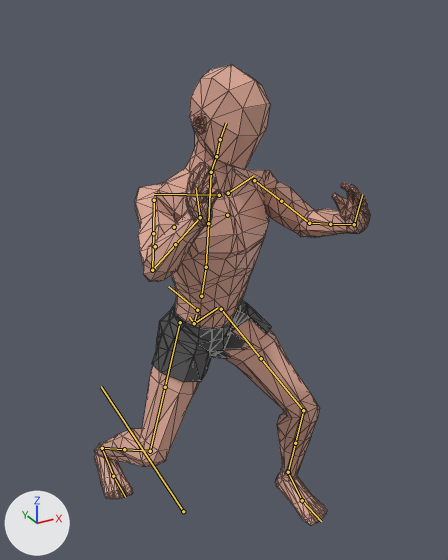
One commit to the FBX model animations/Stance1.fbx: the scene before it, then after it.
Before and after are seen from a camera (50 mm lens) standing at (-0.685, -1.54, 1.628) and looking at (0.152, -0.019, 0.867). The axes (+X, +Y, +Z) are drawn at lower left. The lights are the same throughout. Both versions are drawn at frame 3 of the action 'Scene'; the numbers are the values there. The bones that bend it are drawn over the model as lines. Mesh edges are drawn as thin lines.

Objects in the first picture: 'Low poly man', 'Low poly man.001'.
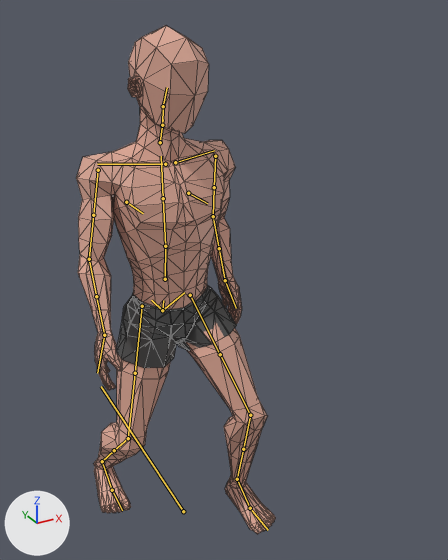
Where the change shows, as pixel boxes [x1, y1, x2, y2] in the pictures (448 x 560 px):
'Low poly man', posed (28% narrower, 10% taller): before [94, 64, 370, 526]; after [76, 26, 275, 534]
'Low poly man.001', posed: before [152, 300, 271, 382]; after [116, 285, 237, 368]
bone 'DEF-spine', root to tip: before (194, 323) to (196, 314); after (162, 310) to (163, 300)
bone 'DEF-upper_arm.L', root to tip: before (254, 180) to (281, 201); after (215, 156) to (214, 187)
bone 'DEF-upper_arm.L.001', root to tip: before (281, 201) to (309, 223); after (214, 187) to (213, 216)
bone 'DEF-forearm.L', root to tip: before (309, 223) to (330, 224); after (213, 216) to (219, 248)
bone 'DEF-forearm.L.001', root to tip: before (330, 224) to (354, 224); after (219, 248) to (225, 280)
bone 'DEF-hand.L', root to tip: before (354, 224) to (362, 194); after (225, 280) to (236, 308)
bone 'DEF-upper_arm.R', root to tip: before (154, 200) to (153, 233); after (98, 170) to (93, 215)
bone 'DEF-upper_arm.R.001', root to tip: before (153, 233) to (152, 270); after (93, 215) to (89, 259)
bone 'DEF-forearm.R', root to tip: before (152, 270) to (175, 244); after (89, 259) to (96, 296)
bone 'DEF-hand.R', root to tip: before (200, 217) to (196, 188); after (104, 335) to (97, 373)
bone 'DEF-thigh.L', root to tip: before (221, 309) to (261, 358); after (190, 295) to (220, 354)
bone 'DEF-thigh.L.001', root to tip: before (261, 358) to (303, 410); after (220, 354) to (250, 415)
bone 'DEF-shin.L', root to tip: before (303, 410) to (295, 443); after (250, 415) to (243, 449)
bone 'DEF-shin.L.001', root to tip: before (295, 443) to (288, 472); after (243, 449) to (237, 479)
bone 'DEF-foot.L', root to tip: before (288, 472) to (302, 500); after (237, 479) to (250, 508)
bone 'DEF-thigh.R', root to tip: before (180, 322) to (165, 387); after (142, 306) to (135, 373)
bone 'DEF-thigh.R.001', root to tip: before (165, 387) to (150, 451); after (135, 373) to (128, 438)
bone 'DEF-shin.R', root to tip: before (150, 451) to (124, 449); after (128, 438) to (114, 450)
bone 'DEF-shin.R.001', root to tip: before (124, 449) to (102, 448); after (114, 450) to (102, 461)
bone 'DEF-foot.R', root to tip: before (102, 448) to (113, 476); after (102, 461) to (112, 490)

The change, as a list of edits to the scene's bpy script:
```text
Change bone_def_spine:
    where bone_def_spine = bpy.data.objects['rig'].pose.bones['DEF-spine']  # child of 'root'
    bone_def_spine.location: (0.139, -0.245, 0.056) -> (0.023, -0.165, 0.043)
    bone_def_spine.rotation_quaternion: (0.996, 0.059, 0.066, -0.024) -> (1.0, 0.001, -0.001, 0.0)  # degrees (7, 8, -2) -> degrees (0, 0, 0)
Change bone_def_upper_arm_l:
    where bone_def_upper_arm_l = bpy.data.objects['rig'].pose.bones['DEF-upper_arm.L']  # child of 'DEF-shoulder.L'
    bone_def_upper_arm_l.rotation_quaternion: (0.753, 0.555, 0.0, 0.353) -> (0.973, -0.029, 0.0, -0.227)  # degrees (65, -23, 35) -> degrees (-3, -1, -26)
    bone_def_upper_arm_l.scale: (1.01, 0.98, 1.01) -> (1.02, 0.96, 1.02)
Change bone_def_upper_arm_l_001:
    where bone_def_upper_arm_l_001 = bpy.data.objects['rig'].pose.bones['DEF-upper_arm.L.001']  # child of 'DEF-upper_arm.L'
    bone_def_upper_arm_l_001.rotation_quaternion: (0.987, 0.0, -0.163, 0.0) -> (0.998, 0.0, -0.064, 0.0)  # degrees (0, -19, 0) -> degrees (0, -7, 0)
Change bone_def_forearm_l:
    where bone_def_forearm_l = bpy.data.objects['rig'].pose.bones['DEF-forearm.L']  # child of 'DEF-upper_arm.L.001'
    bone_def_forearm_l.rotation_quaternion: (0.966, 0.192, -0.153, 0.075) -> (0.949, 0.309, -0.059, 0.038)  # degrees (22, -19, 5) -> degrees (36, -8, 2)
    bone_def_forearm_l.scale: (1.0, 0.99, 1.01) -> (1.0, 0.97, 1.04)
Change bone_def_forearm_l_001:
    where bone_def_forearm_l_001 = bpy.data.objects['rig'].pose.bones['DEF-forearm.L.001']  # child of 'DEF-forearm.L'
    bone_def_forearm_l_001.rotation_quaternion: (0.988, 0.0, 0.158, 0.0) -> (0.994, 0.0, 0.114, 0.0)  # degrees (0, 18, 0) -> degrees (0, 13, 0)
Change bone_def_hand_l:
    where bone_def_hand_l = bpy.data.objects['rig'].pose.bones['DEF-hand.L']  # child of 'DEF-forearm.L.001'
    bone_def_hand_l.rotation_quaternion: (0.9, 0.294, 0.174, 0.271) -> (0.956, -0.263, 0.105, 0.08)  # degrees (39, 9, 37) -> degrees (-30, 14, 6)
    bone_def_hand_l.scale: (1.0, 1.0, 1.0) -> (0.98, 1.03, 0.99)
Change bone_def_upper_arm_r:
    where bone_def_upper_arm_r = bpy.data.objects['rig'].pose.bones['DEF-upper_arm.R']  # child of 'DEF-shoulder.R'
    bone_def_upper_arm_r.rotation_quaternion: (0.883, 0.321, 0.0, -0.343) -> (0.981, 0.188, 0.0, 0.042)  # degrees (35, 13, -38) -> degrees (22, -1, 5)
    bone_def_upper_arm_r.scale: (1.02, 0.95, 1.02) -> (1.01, 0.98, 1.01)
Change bone_def_upper_arm_r_001:
    where bone_def_upper_arm_r_001 = bpy.data.objects['rig'].pose.bones['DEF-upper_arm.R.001']  # child of 'DEF-upper_arm.R'
    bone_def_upper_arm_r_001.rotation_quaternion: (0.985, 0.0, 0.172, 0.0) -> (0.996, 0.0, 0.087, 0.0)  # degrees (0, 20, 0) -> degrees (0, 10, 0)
Change bone_def_forearm_r:
    where bone_def_forearm_r = bpy.data.objects['rig'].pose.bones['DEF-forearm.R']  # child of 'DEF-upper_arm.R.001'
    bone_def_forearm_r.rotation_quaternion: (0.712, 0.65, 0.144, -0.223) -> (0.99, 0.109, 0.083, -0.032)  # degrees (82, 30, -9) -> degrees (12, 10, -3)
    bone_def_forearm_r.scale: (1.0, 0.93, 1.07) -> (1.0, 0.99, 1.01)
Change bone_def_hand_r:
    where bone_def_hand_r = bpy.data.objects['rig'].pose.bones['DEF-hand.R']  # child of 'DEF-forearm.R.001'
    bone_def_hand_r.rotation_quaternion: (0.918, -0.199, -0.081, -0.334) -> (0.954, -0.288, -0.079, 0.024)  # degrees (-19, -16, -37) -> degrees (-34, -8, 5)
    bone_def_hand_r.scale: (1.0, 1.02, 0.99) -> (0.99, 1.01, 1.0)
Change bone_def_thigh_l:
    where bone_def_thigh_l = bpy.data.objects['rig'].pose.bones['DEF-thigh.L']  # child of 'DEF-pelvis.L'
    bone_def_thigh_l.rotation_quaternion: (0.875, -0.464, -0.028, -0.132) -> (0.948, -0.303, -0.018, -0.098)  # degrees (-55, -10, -12) -> degrees (-35, -5, -10)
    bone_def_thigh_l.scale: (1.02, 0.96, 1.02) -> (1.03, 0.95, 1.03)
Change bone_def_thigh_l_001:
    where bone_def_thigh_l_001 = bpy.data.objects['rig'].pose.bones['DEF-thigh.L.001']  # child of 'DEF-thigh.L'
    bone_def_thigh_l_001.rotation_quaternion: (0.999, 0.0, 0.033, 0.0) -> (1.0, 0.0, 0.02, 0.0)  # degrees (0, 4, 0) -> degrees (0, 2, 0)
Change bone_def_shin_l:
    where bone_def_shin_l = bpy.data.objects['rig'].pose.bones['DEF-shin.L']  # child of 'DEF-thigh.L.001'
    bone_def_shin_l.rotation_quaternion: (0.856, 0.505, -0.001, 0.107) -> (0.91, 0.396, -0.006, 0.119)  # degrees (61, -6, 11) -> degrees (46, -6, 12)
Change bone_def_shin_l_001:
    where bone_def_shin_l_001 = bpy.data.objects['rig'].pose.bones['DEF-shin.L.001']  # child of 'DEF-shin.L'
    bone_def_shin_l_001.rotation_quaternion: (0.999, 0.0, 0.045, 0.0) -> (1.0, 0.0, 0.015, 0.0)  # degrees (0, 5, 0) -> degrees (0, 2, 0)
Change bone_def_foot_l:
    where bone_def_foot_l = bpy.data.objects['rig'].pose.bones['DEF-foot.L']  # child of 'DEF-shin.L.001'
    bone_def_foot_l.rotation_quaternion: (0.992, -0.106, 0.017, 0.068) -> (0.995, -0.099, 0.017, 0.01)  # degrees (-12, 3, 8) -> degrees (-11, 2, 1)
    bone_def_foot_l.scale: (0.96, 0.97, 1.07) -> (0.96, 0.97, 1.08)
Change bone_def_thigh_r:
    where bone_def_thigh_r = bpy.data.objects['rig'].pose.bones['DEF-thigh.R']  # child of 'DEF-pelvis.R'
    bone_def_thigh_r.rotation_quaternion: (0.977, -0.097, 0.008, 0.188) -> (0.991, -0.079, 0.005, 0.106)  # degrees (-11, 3, 21) -> degrees (-9, 2, 12)
Change bone_def_thigh_r_001:
    where bone_def_thigh_r_001 = bpy.data.objects['rig'].pose.bones['DEF-thigh.R.001']  # child of 'DEF-thigh.R'
    bone_def_thigh_r_001.rotation_quaternion: (1.0, 0.0, -0.008, 0.0) -> (1.0, 0.0, -0.02, 0.0)  # degrees (0, -1, 0) -> degrees (0, -2, 0)
Change bone_def_shin_r:
    where bone_def_shin_r = bpy.data.objects['rig'].pose.bones['DEF-shin.R']  # child of 'DEF-thigh.R.001'
    bone_def_shin_r.rotation_quaternion: (0.849, 0.513, 0.025, -0.125) -> (0.91, 0.397, 0.006, -0.119)  # degrees (61, 10, -11) -> degrees (46, 6, -12)
Change bone_def_shin_r_001:
    where bone_def_shin_r_001 = bpy.data.objects['rig'].pose.bones['DEF-shin.R.001']  # child of 'DEF-shin.R'
    bone_def_shin_r_001.rotation_quaternion: (0.999, 0.0, -0.04, 0.0) -> (1.0, 0.0, -0.022, 0.0)  # degrees (0, -5, 0) -> degrees (0, -3, 0)
Change bone_def_foot_r:
    where bone_def_foot_r = bpy.data.objects['rig'].pose.bones['DEF-foot.R']  # child of 'DEF-shin.R.001'
    bone_def_foot_r.rotation_quaternion: (0.912, -0.385, 0.025, -0.141) -> (0.946, -0.321, -0.004, -0.04)  # degrees (-45, -4, -16) -> degrees (-37, -2, -4)
    bone_def_foot_r.scale: (0.98, 0.95, 1.08) -> (0.96, 0.96, 1.09)
```
